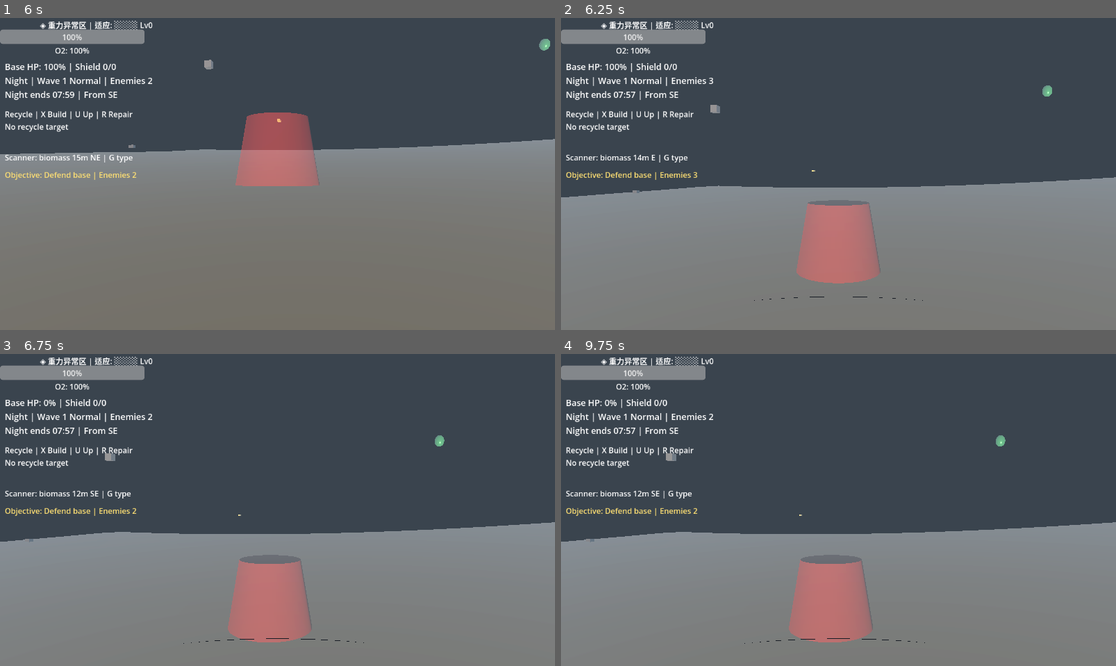
Above: before the commit, frames 1-4 (two rows, left to right).
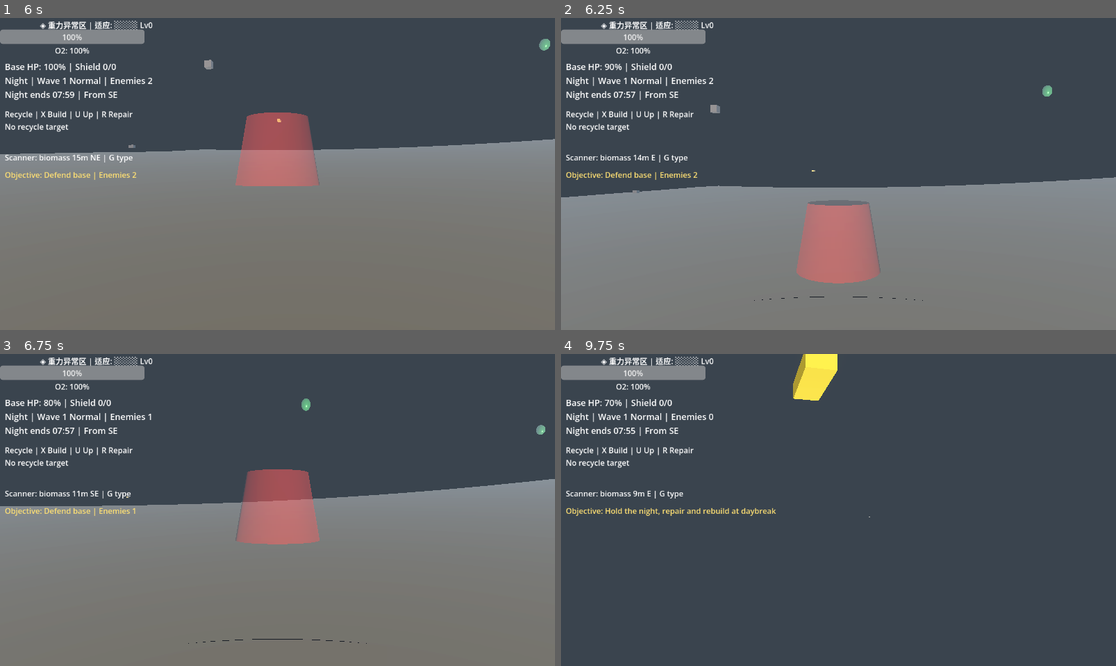
Above: after the commit, the same moments.

Repository: qnctx/star-abyss-game
Game: Godot game, scene res://scenes/main.tscn
Two runs of this game, one before a commit and one after it. Both use one fixed random seed, a clock stepped at 60 frames per second and the inputs below.
Inputs (mouse positions are in pixels of both pictures, inside the frame that each line leads up to):
- Up to frame 1 (6 s): tap Enter at 0.5 s; move the mouse to (305, 174) at 0.52 s; hold B (build_mode) 0.53-1.28 s; hold W (move_forward) 0.53-5.78 s; click (305, 174) at 0.67 s; tap Space (jump) at 0.77, 1.52, 3.02, 3.77, 4.52 s; move the mouse to (249, 174) at 1.27 s; tap Ctrl (crouch) at 1.35 s; move the mouse to (288, 167) at 2.02 s; hold E (interact) 2.03-2.78 s; move the mouse to (271, 180) at 2.77 s; tap N (night_test) at 2.85 s; click (271, 180) at 2.92 s; move the mouse to (316, 177) at 3.52 s; tap Z (prone) at 3.6 s; move the mouse to (233, 170) at 4.27 s; tap X (recycle_mode) at 4.35 s; move the mouse to (283, 174) at 5.02 s; hold R (repair_structure) 5.03-5.78 s; click (283, 174) at 5.17 s; move the mouse to (255, 167) at 5.77 s; hold D (move_right) from 5.78 s (still down); tap G (scanner_cycle) at 5.85 s
- Up to frame 2 (6.25 s): keep holding D (move_right); tap Space (jump) at 6.02 s
- Up to frame 3 (6.75 s): move the mouse to (305, 510) at 6.52 s; release D (move_right) at 6.53 s; press the mouse at (305, 510) at 6.53 s; hold W (move_forward) from 6.53 s (still down)
- Up to frame 4 (9.75 s): tap Space (jump) at 6.77, 7.52, 8.75, 9.02 s; move the mouse to (810, 510) at 7.27 s; release the mouse at (810, 510) at 7.28 s; tap Shift (sprint) at 7.35 s; click (810, 510) at 7.42 s; move the mouse to (849, 503) at 8.02 s; hold Y (unlock_tech) 8.03-8.78 s; move the mouse to (832, 516) at 8.77 s; release W (move_forward) at 8.78 s; hold A (move_left) 8.78-9.53 s; tap 1 at 8.85 s; tap Enter at 9.5 s; move the mouse to (877, 513) at 9.52 s; hold W (move_forward) from 9.53 s (still down); tap 2 at 9.6 s; click (877, 513) at 9.67 s

Frame 1 is identical in both runs. In frame 2, 0.2% of the frame differs, in the area x 7-28%, y 14-52%; in frame 3, 16%; in frame 4, 45%, in the area x 0-100%, y 0-100%.

Commit message:
Add enemy structure targeting

Diff:
--- a/src/scripts/enemy.gd
+++ b/src/scripts/enemy.gd
@@ -4,10 +4,14 @@
 @export var health: float = 30.0
 @export var damage: float = 10.0
 @export var attack_range: float = 2.0
+@export var structure_target_range: float = 3.5
+@export var structure_attack_interval: float = 1.0
 
 var target_position: Vector3 = Vector3(0, 0, 0)
 var _has_died: bool = false
 var _slow_sources: Dictionary = {}
+var _structure_target: Node3D = null
+var _structure_attack_cooldown: float = 0.0
 
 signal enemy_died(should_reward: bool)
 signal base_reached(damage: float, hit_position: Vector3)
@@ -21,13 +25,27 @@
 	target_position = wp if wp != Vector3.ZERO else Vector3(0, 1, 0)
 
 
-func _physics_process(_delta):
-	var direction = (target_position - global_position).normalized()
-	direction.y = 0
-	velocity = direction * get_effective_speed()
-	move_and_slide()
+func _physics_process(delta):
+	if _has_died:
+		return
+	_structure_attack_cooldown = maxf(0.0, _structure_attack_cooldown - delta)
 
-	if global_position.distance_to(target_position) < attack_range:
+	_structure_target = find_structure_target()
+	if _structure_target:
+		var structure_distance := _flat_distance(global_position, _structure_target.global_position)
+		if structure_distance <= attack_range:
+			velocity = Vector3.ZERO
+			move_and_slide()
+			if _structure_attack_cooldown <= 0.0:
+				damage_structure(_structure_target, damage)
+				_structure_attack_cooldown = structure_attack_interval
+			return
+		_move_toward(_structure_target.global_position)
+		return
+
+	_move_toward(target_position)
+
+	if _flat_distance(global_position, target_position) < attack_range:
 		base_reached.emit(damage, global_position)
 		die(false)
 
@@ -53,6 +71,66 @@
 	return speed * slow_multiplier
 
 
+func find_structure_target() -> Node3D:
+	if _structure_target and is_instance_valid(_structure_target) and not _structure_target.is_queued_for_deletion():
+		if _structure_target.is_in_group("built_structures") and _flat_distance(global_position, _structure_target.global_position) <= structure_target_range:
+			return _structure_target
+
+	var nearest: Node3D = null
+	var nearest_distance := structure_target_range
+	for structure in get_tree().get_nodes_in_group("built_structures"):
+		var structure_node := structure as Node3D
+		if not structure_node or not is_instance_valid(structure_node) or structure_node.is_queued_for_deletion():
+			continue
+		var current_health := _ensure_structure_health(structure_node)
+		if current_health <= 0.0:
+			continue
+		var distance := _flat_distance(global_position, structure_node.global_position)
+		if distance < nearest_distance:
+			nearest_distance = distance
+			nearest = structure_node
+	return nearest
+
+
+func damage_structure(structure: Node3D, amount: float) -> bool:
+	if not structure or not is_instance_valid(structure) or structure.is_queued_for_deletion():
+		return false
+	if not structure.is_in_group("built_structures"):
+		return false
+	var current_health := _ensure_structure_health(structure)
+	var next_health := maxf(0.0, current_health - amount)
+	structure.set_meta("structure_health", next_health)
+	if next_health <= 0.0:
+		if structure == _structure_target:
+			_structure_target = null
+		structure.queue_free()
+	return true
+
+
+func _move_toward(pos: Vector3) -> void:
+	var direction := pos - global_position
+	direction.y = 0.0
+	if direction.length() <= 0.01:
+		velocity = Vector3.ZERO
+	else:
+		velocity = direction.normalized() * get_effective_speed()
+	move_and_slide()
+
+
+func _ensure_structure_health(structure: Node) -> float:
+	if not structure.has_meta("structure_max_health"):
+		structure.set_meta("structure_max_health", 100.0)
+	if not structure.has_meta("structure_health"):
+		structure.set_meta("structure_health", float(structure.get_meta("structure_max_health", 100.0)))
+	return float(structure.get_meta("structure_health", structure.get_meta("structure_max_health", 100.0)))
+
+
+func _flat_distance(a: Vector3, b: Vector3) -> float:
+	var delta := a - b
+	delta.y = 0.0
+	return delta.length()
+
+
 func die(should_reward: bool = true):
 	if _has_died:
 		return
--- a/src/test_runner.gd
+++ b/src/test_runner.gd
@@ -20,6 +20,7 @@
         _test_zone_manager()
         _test_turret_logic()
         _test_slow_field()
+        _test_enemy_structure_targeting()
         _test_build_and_combat_ui()
         _test_build_recycle()
         _test_structure_upgrade()
@@ -188,6 +189,48 @@
         enemy.queue_free()
 
 
+func _test_enemy_structure_targeting() -> void:
+        print("\n[ Enemy structure targeting ]")
+
+        var enemy_script = load("res://scripts/enemy.gd")
+        check("enemy.gd loads for structure targeting test", enemy_script != null)
+        if not enemy_script:
+                return
+
+        var enemy = enemy_script.new()
+        current_scene.add_child(enemy)
+        enemy.global_position = Vector3.ZERO
+        enemy.damage = 12.0
+        enemy.attack_range = 2.0
+        enemy.structure_target_range = 4.0
+
+        var structure := Node3D.new()
+        structure.add_to_group("built_structures")
+        structure.position = Vector3(1.0, 0.0, 0.0)
+        current_scene.add_child(structure)
+
+        check("enemy finds nearby built structure", enemy.find_structure_target() == structure)
+
+        enemy._physics_process(1.0)
+        check_nearly(float(structure.get_meta("structure_health", 0.0)), 88.0, 0.01, "enemy attack damages structure")
+
+        enemy._physics_process(0.1)
+        check_nearly(float(structure.get_meta("structure_health", 0.0)), 88.0, 0.01, "enemy structure attack respects cooldown")
+
+        enemy._physics_process(1.0)
+        check_nearly(float(structure.get_meta("structure_health", 0.0)), 76.0, 0.01, "enemy can attack structure again after cooldown")
+
+        check("enemy damage_structure destroys depleted structure", enemy.damage_structure(structure, 200.0))
+        check("depleted structure queues for deletion", structure.is_queued_for_deletion())
+
+        var loose_node := Node3D.new()
+        current_scene.add_child(loose_node)
+        check("enemy ignores non-built structure damage target", not enemy.damage_structure(loose_node, 10.0))
+
+        enemy.queue_free()
+        loose_node.queue_free()
+
+
 func _test_inventory_manager() -> void:
         print("\n[ InventoryManager ]")
 
Not shown, changed: PROGRESS.md
Not shown, changed: docs/GAME_DESIGN_DOC.md
Not shown, changed: docs/TEST_PLAN.md
Not shown, changed: src/CONTEXT.md
